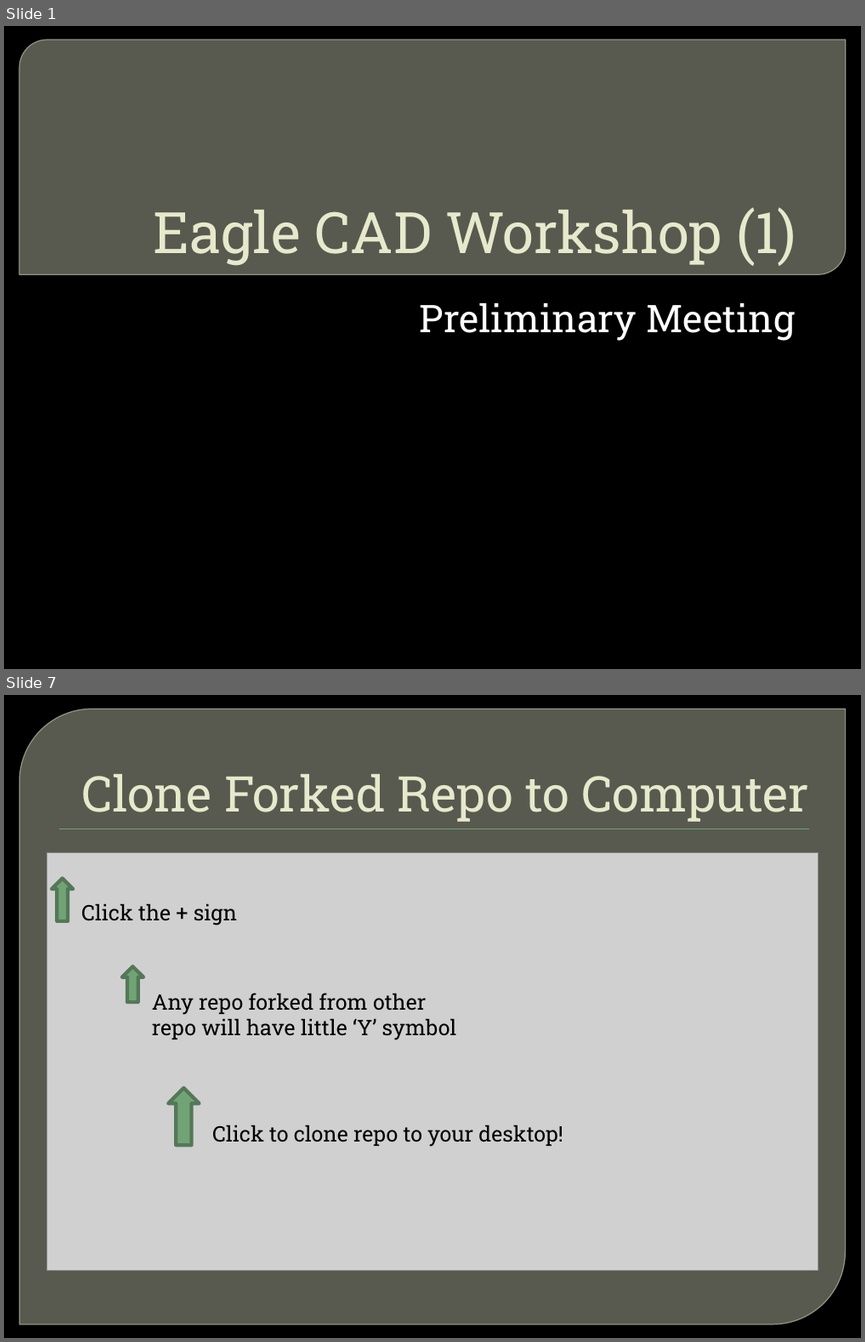
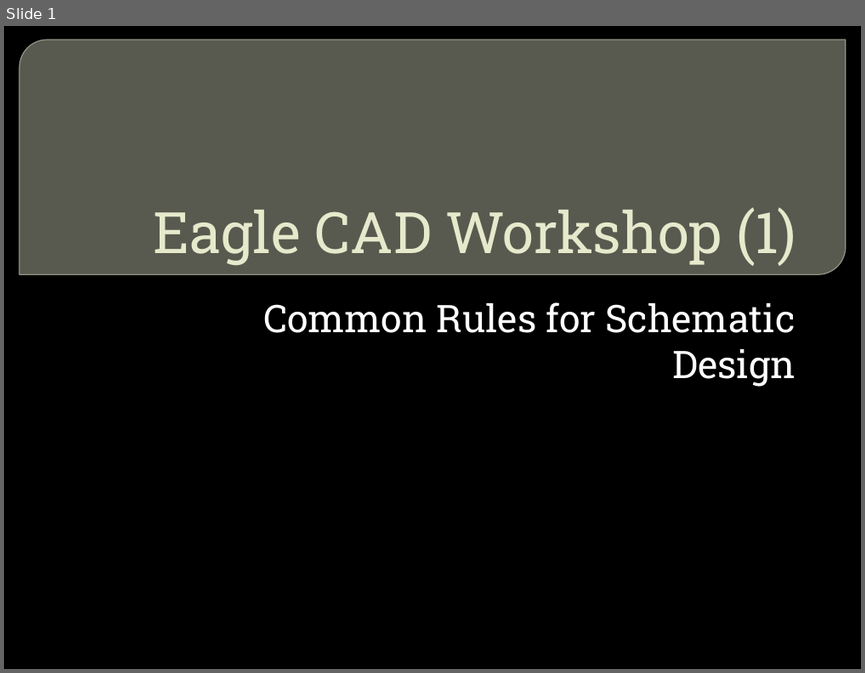
Before and after one commit to CSPon/Workshop_Materials, a slide deck: Workshop_Slides/Eagle CAD/Eagle CAD Workshop (1).pptx. Shown one above the other, each under a label of ours: slides 1 and 7 before the commit, slide 1 after it; the slides between them are not shown. The pictures are 865x1342 and 865x673 pixels, drawn with LibreOffice and Linux fonts; fonts in the diff are those of the drawing; grey boxes stand for pictures; background and template pictures are left out. Boxes give left, top, right and bottom in pixels: in the first picture for what was removed or moved away, otherwise in the second. Text is boxed around its words. In the diff, an @@ line names an element or a change of style, - is before the commit and + after.

```diff
--- a/Workshop_Slides/Eagle CAD/Eagle CAD Workshop (1).pptx
+++ b/Workshop_Slides/Eagle CAD/Eagle CAD Workshop (1).pptx
@@ slide 7 removed at [4,695,861,1338], background picture (left out) @@
@@ round diag rect removed at [19,709,846,1324] @@
@@ title removed at [81,774,809,822] @@
-Clone Forked Repo to Computer
@@ rectangle removed at [59,828,809,829] @@
@@ picture removed at [46,852,818,1270] @@
@@ up arrow removed at [52,879,74,921] @@
@@ text removed at [81,903,237,925] @@
-Click the + sign
@@ up arrow removed at [122,967,143,1003] @@
@@ text removed at [152,993,457,1040] @@
-Any repo forked from other repo will have little ‘Y’ symbol
@@ up arrow removed at [169,1088,200,1145] @@
@@ text removed at [212,1124,562,1146] @@
-Click to clone repo to your desktop!
@@ slide 1 changed as well @@
@@ subtitle at [263,302,795,386]: text changed @@
-Preliminary Meeting
+Common Rules for Schematic Design
```
Also in this commit, not shown: 4 other slides changed, 7 slides added, 13 other slides removed, 3 other files.
